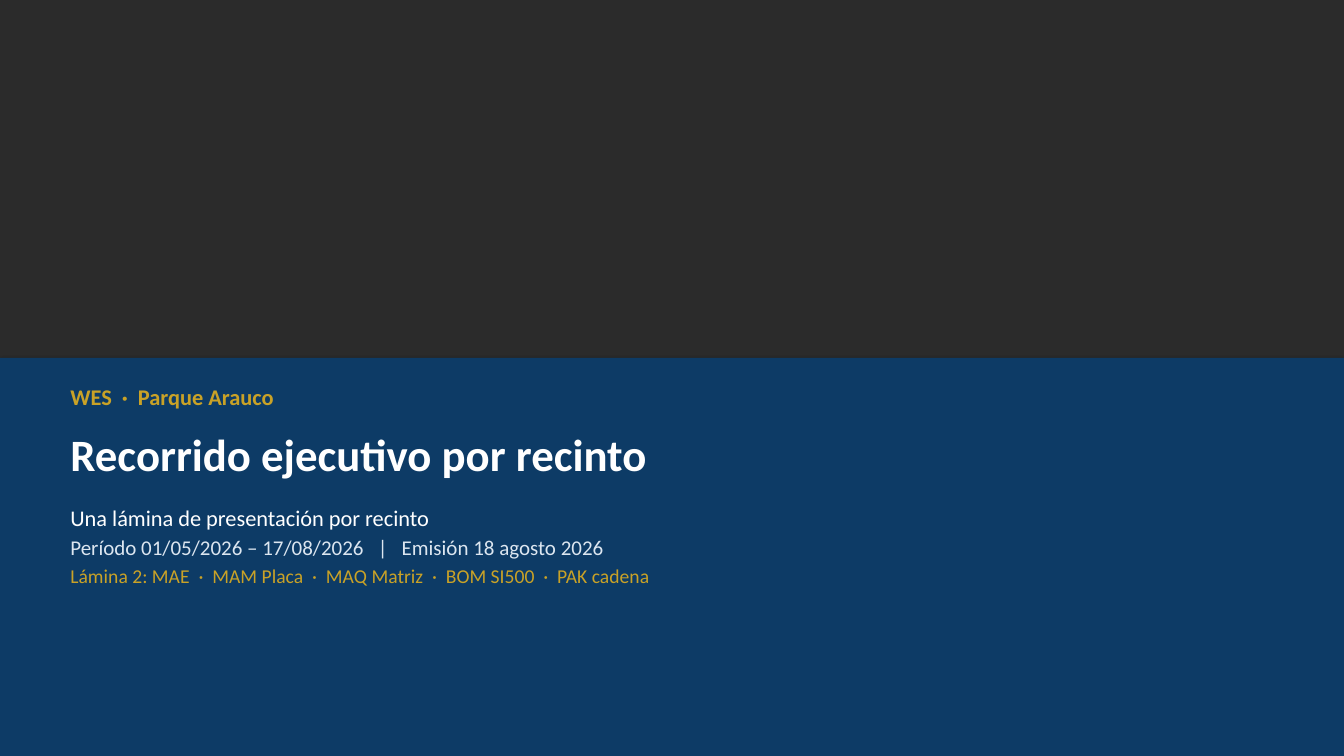
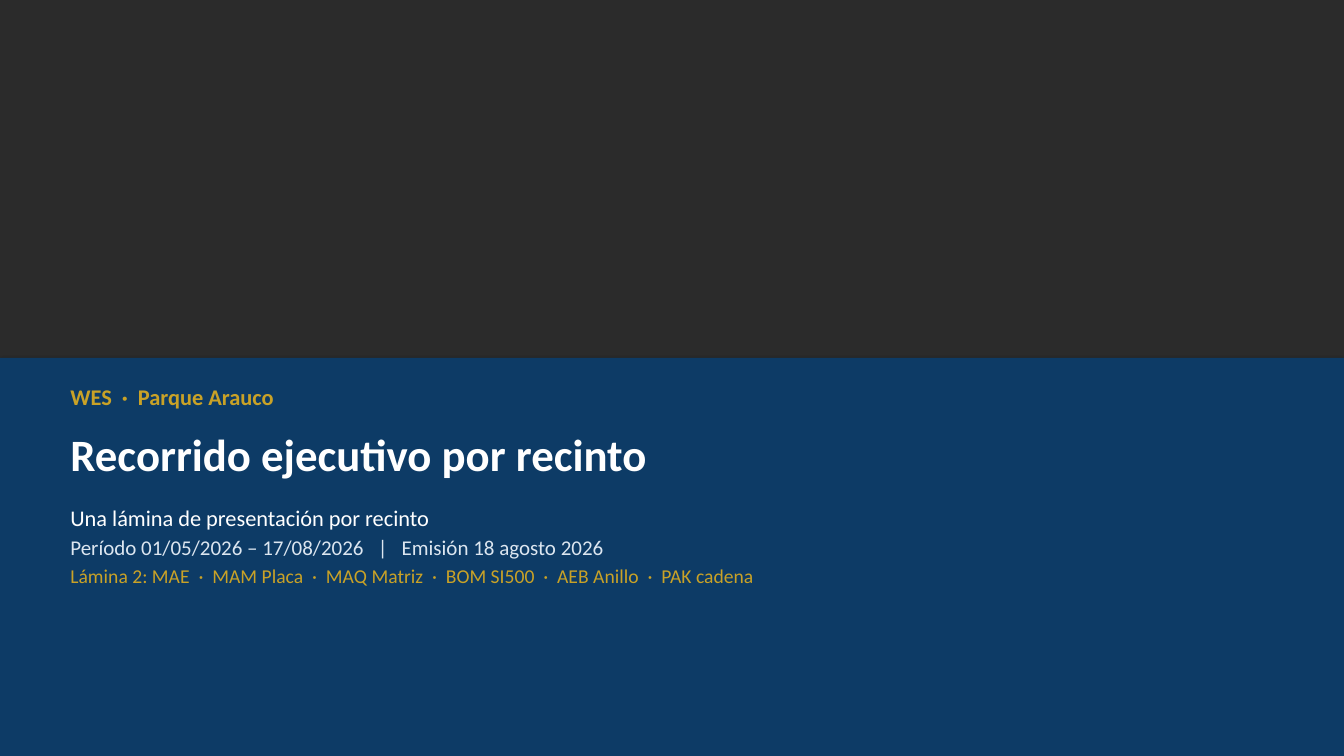
Before and after one commit to anibaloperacionesWes/wes-scripts, a slide deck: slide 1 of reports/Parque_Arauco/TMP_7MALLS/entrega_diego_anibal/Recorrido_ejecutivo_PA_MAE_20260817.pptx. Drawn at 1344x756 pixels with LibreOffice and Linux fonts; fonts in the diff are those of the drawing; background and template pictures are left out; a plain dark background stands for a picture behind light text. Boxes give left, top, right and bottom in pixels: in the first picture for what was removed or moved away, otherwise in the second. Text is boxed around its words. In the diff, an @@ line names an element or a change of style, - is before the commit and + after.

```diff
--- a/reports/Parque_Arauco/TMP_7MALLS/entrega_diego_anibal/Recorrido_ejecutivo_PA_MAE_20260817.pptx
+++ b/reports/Parque_Arauco/TMP_7MALLS/entrega_diego_anibal/Recorrido_ejecutivo_PA_MAE_20260817.pptx
@@ text at (x1=70, y1=569, x2=753, y2=586): text changed @@
-Lámina 2: MAE · MAM Placa · MAQ Matriz · BOM SI500 · PAK cadena
+Lámina 2: MAE · MAM Placa · MAQ Matriz · BOM SI500 · AEB Anillo · PAK cadena
```
Also in this commit, not shown: 4 other slides changed, 1 slide added, 3 other files.
